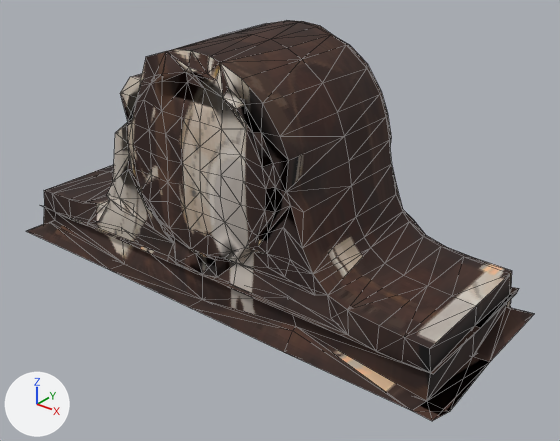
The glTF model public/models/lowpix/world/clock_mantel.glb as it was, and as the next commit left it.
One viewpoint serves both versions: a 50 mm camera at (0.304, -0.354, 0.264) aimed at (0.023, -0.003, 0.046). Lighting does not change. The marker at lower left points along +X, +Y and +Z. The older version comes first. Mesh edges are drawn as thin lines. Where no turn or scale is listed for an object, it has been applied to the vertices. Vertices at exactly the same position are counted once.

The older version as bpy lines, for what is in view:
```python
me_mesh = bpy.data.meshes.new('mesh')
me_mesh.from_pydata(...)  # 434 vertices, 999 faces; spans x -0.174..0.174, y -0.065..0.065, z -0.08..0.08
me_mesh.materials.append(mat_pixel_card)  # picture img_atlas
ob_mesh = bpy.data.objects.new('mesh', me_mesh)
ob_mesh.location = (0.0, 0.0, 0.0805)
```
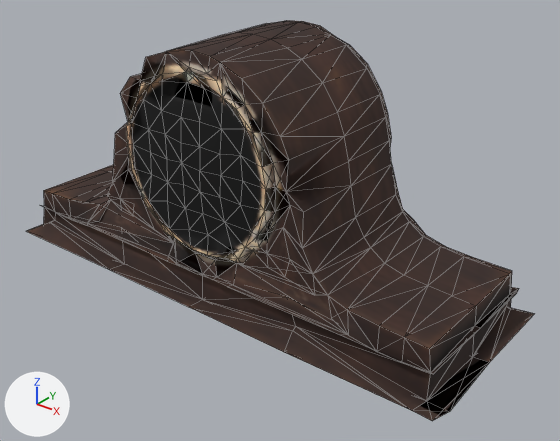
Changed parts and their boxes (x1, y1, x2, y2) in the pictures (560 x 441 px):
part 1 of me_mesh, surface changed: (28, 40, 513, 417) in both

The change, as a diff of the scene's bpy script:
```diff
--- a/public/models/lowpix/world/clock_mantel.glb.py
+++ b/public/models/lowpix/world/clock_mantel.glb.py
@@ me_mesh @@
 me_mesh.from_pydata(...)  # 434 vertices, 999 faces; spans x -0.174..0.174, y -0.065..0.065, z -0.08..0.08
 # used by ob_mesh; location = (0.0, 0.0, 0.0805)
+# me_mesh part 1: 997 kept faces spanning x -0.174..0.174, y -0.065..0.065, z -0.08..0.08 get new texture (UV) coordinates
 me_mesh.materials.append(mat_pixel_card)
```
